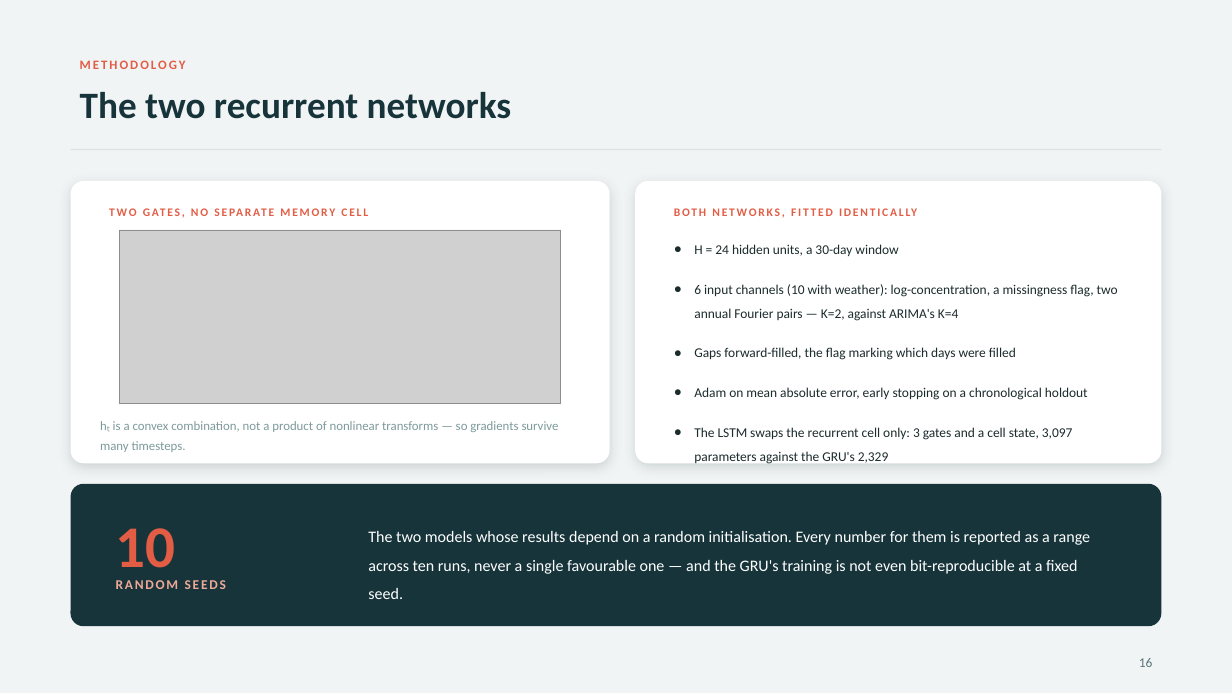
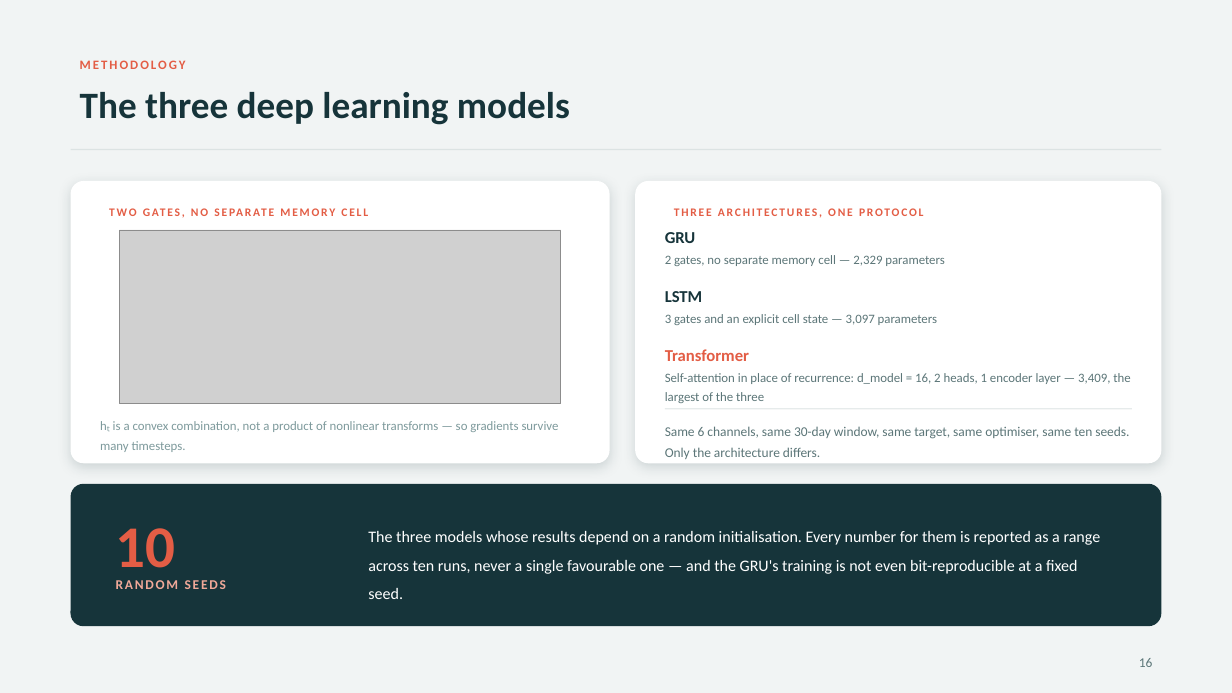
Before and after one commit to JC16092/mth5000-aqi-forecast, a slide deck: slide 16 of presentation/slides_v2.pptx. Drawn at 1232x693 pixels with LibreOffice and Linux fonts; fonts in the diff are those of the drawing; grey boxes stand for pictures. Boxes give left, top, right and bottom in pixels: in the first picture for what was removed or moved away, otherwise in the second. Text is boxed around its words. In the diff, an @@ line names an element or a change of style, - is before the commit and + after.

```diff
--- a/presentation/slides_v2.pptx
+++ b/presentation/slides_v2.pptx
@@ text at (80,92,570,125): text changed @@
-The two recurrent networks
+The three deep learning models
@@ text at (674,208,924,218): text changed @@
-BOTH NETWORKS, FITTED IDENTICALLY
+THREE ARCHITECTURES, ONE PROTOCOL
@@ text at (665,232,695,243): text changed; size 10.5 to 13 pt; text colour #1C2B2C to #16343A; bold on @@
-● H = 24 hidden units, a 30-day window
-● 6 input channels (10 with weather): log-concentration, a missingness flag, two annual Fourier pairs — K=2, against ARIMA's K=4
-● Gaps forward-filled, the flag marking which days were filled
-● Adam on mean absolute error, early stopping on a chronological holdout
-● The LSTM swaps the recurrent cell only: 3 gates and a cell state, 3,097 parameters against the GRU's 2,329
+GRU
@@ text "GRU" at (665,232,695,243): vertical alignment top to middle @@
@@ text added at (665,255,944,266), 10 pt, text #5C7678 @@
+2 gates, no separate memory cell — 2,329 parameters
@@ text added at (665,291,703,302), 13 pt, text #16343A, bold @@
+LSTM
@@ text added at (665,314,937,325), 10 pt, text #5C7678 @@
+3 gates and an explicit cell state — 3,097 parameters
@@ text added at (665,349,749,361), 13 pt, text #E35D45, bold @@
+Transformer
@@ text added at (665,373,1130,403), 10 pt, text #5C7678 @@
+Self-attention in place of recurrence: d_model = 16, 2 heads, 1 encoder layer — 3,409, the largest of the three
@@ rectangle added at (665,409,1132,409), fill #E6EBEB @@
@@ text added at (665,426,1129,459), 10.5 pt, text #5C7678 @@
+Same 6 channels, same 30-day window, same target, same optimiser, same ten seeds. Only the architecture differs.
@@ text at (368,531,1101,599): text changed @@
-The two models whose results depend on a random initialisation. Every number for them is reported as a range across ten runs, never a single favourable one — and the GRU's training is not even bit-reproducible at a fixed seed.
+The three models whose results depend on a random initialisation. Every number for them is reported as a range across ten runs, never a single favourable one — and the GRU's training is not even bit-reproducible at a fixed seed.
```
Also in this commit, not shown: 7 other slides changed, 3 other files.
